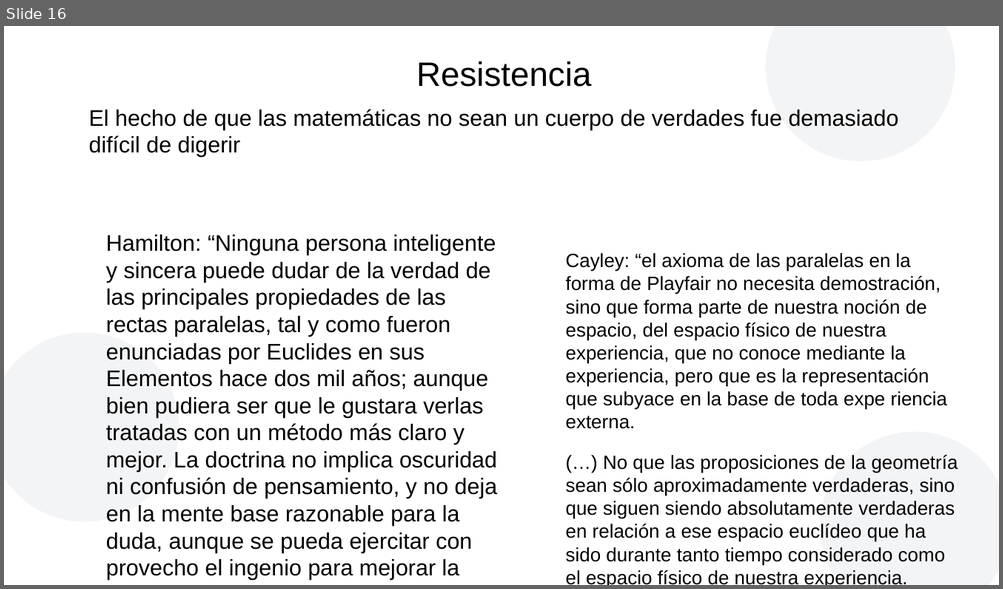
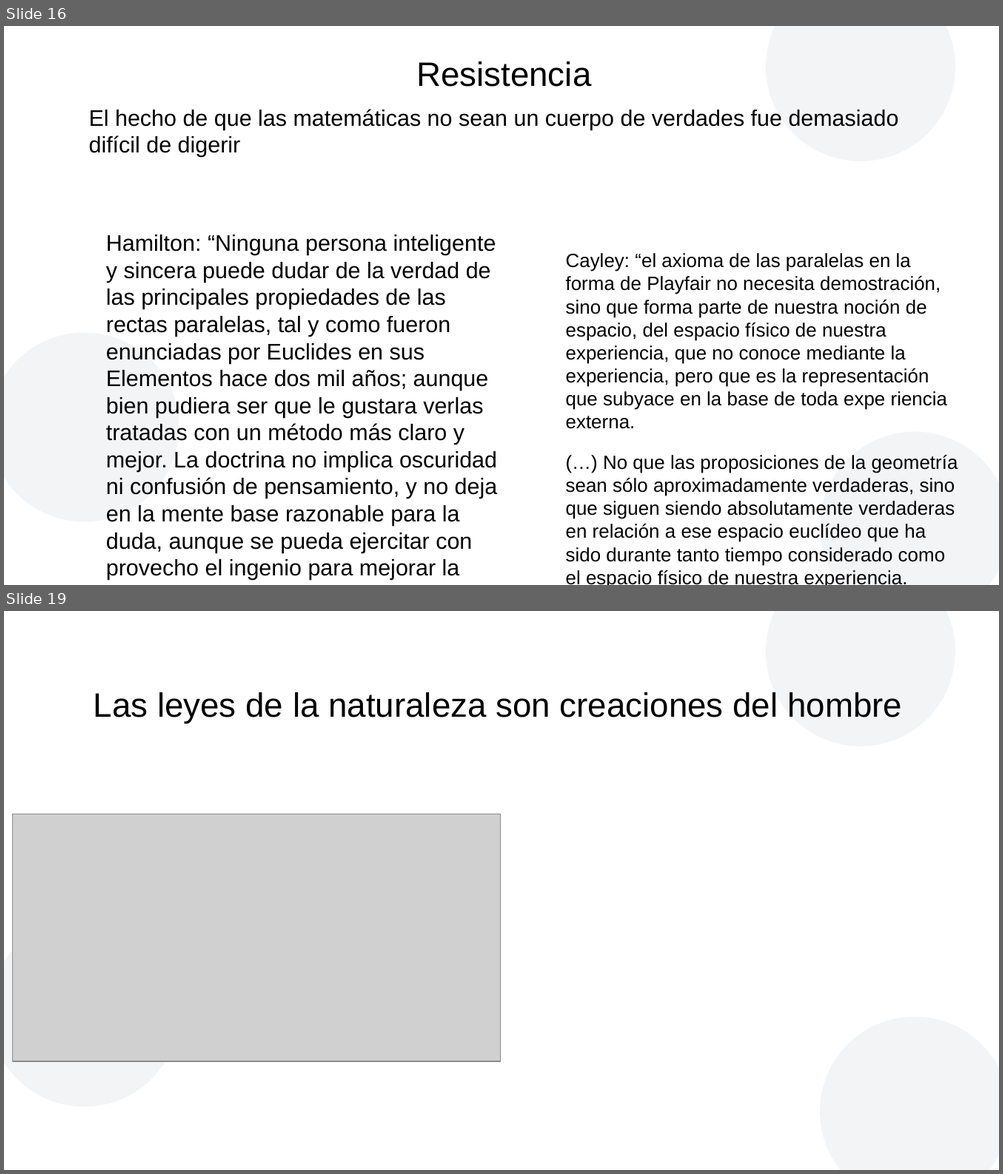
Before and after one commit to AmelieBernes/MonteCarlo_Casella, a slide deck: presentacionKlein.odp. Shown one above the other, each under a label of ours: slide 16 before the commit, slides 16 and 19 after it; the slides between them are not shown. The pictures are 1003x589 and 1003x1174 pixels, drawn with LibreOffice and Linux fonts; fonts in the diff are those of the drawing; grey boxes stand for pictures; background and template pictures are left out. Boxes give left, top, right and bottom in pixels: in the first picture for what was removed or moved away, otherwise in the second. Text is boxed around its words. In the diff, an @@ line names an element or a change of style, - is before the commit and + after.

```diff
--- a/presentacionKlein.odp
+++ b/presentacionKlein.odp
@@ slide 19 added at (x1=4, y1=611, x2=999, y2=1170), background #FFFFFF; not listed: 3 template elements that a slide beside it also shows @@
@@ title added at (x1=94, y1=692, x2=902, y2=723), 27 pt, text #000000 @@
+Las leyes de la naturaleza son creaciones del hombre
@@ picture added at (x1=12, y1=814, x2=501, y2=1062) @@
```
Also in this commit, not shown: 25 other slides added, 2 other files.
